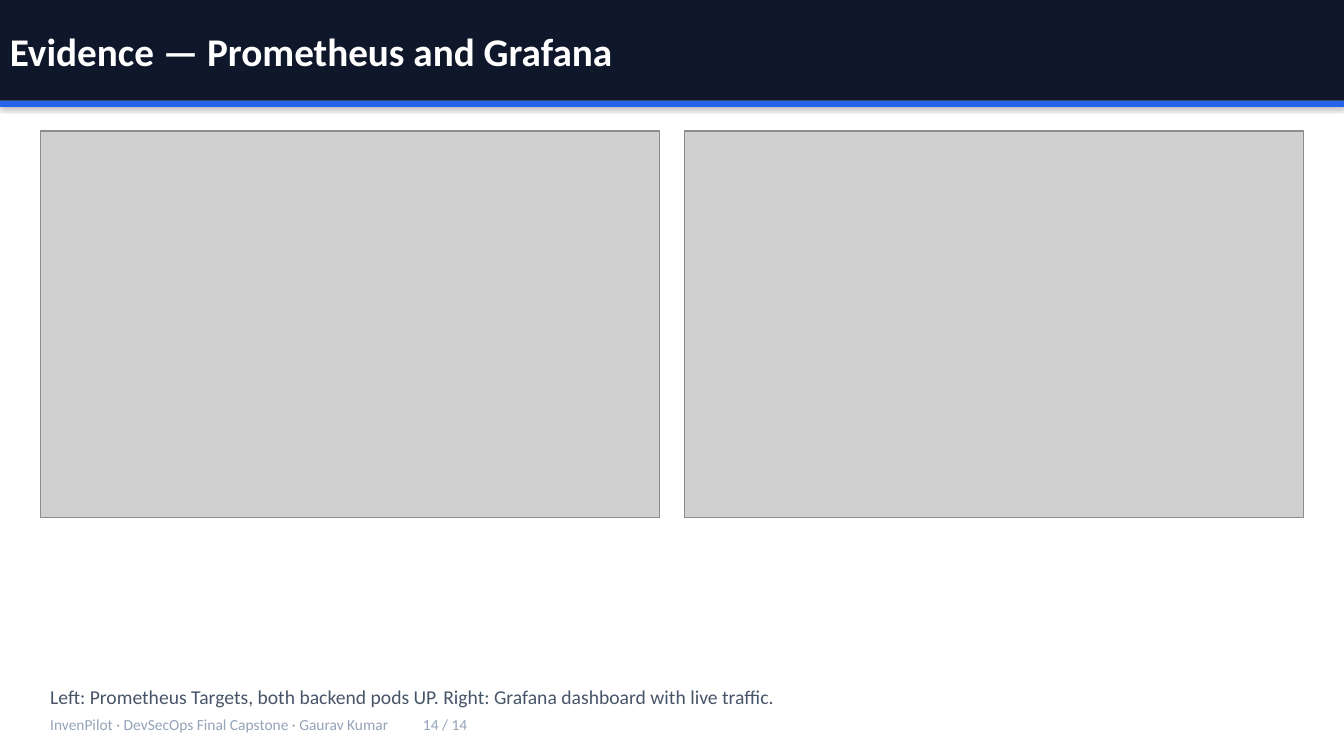
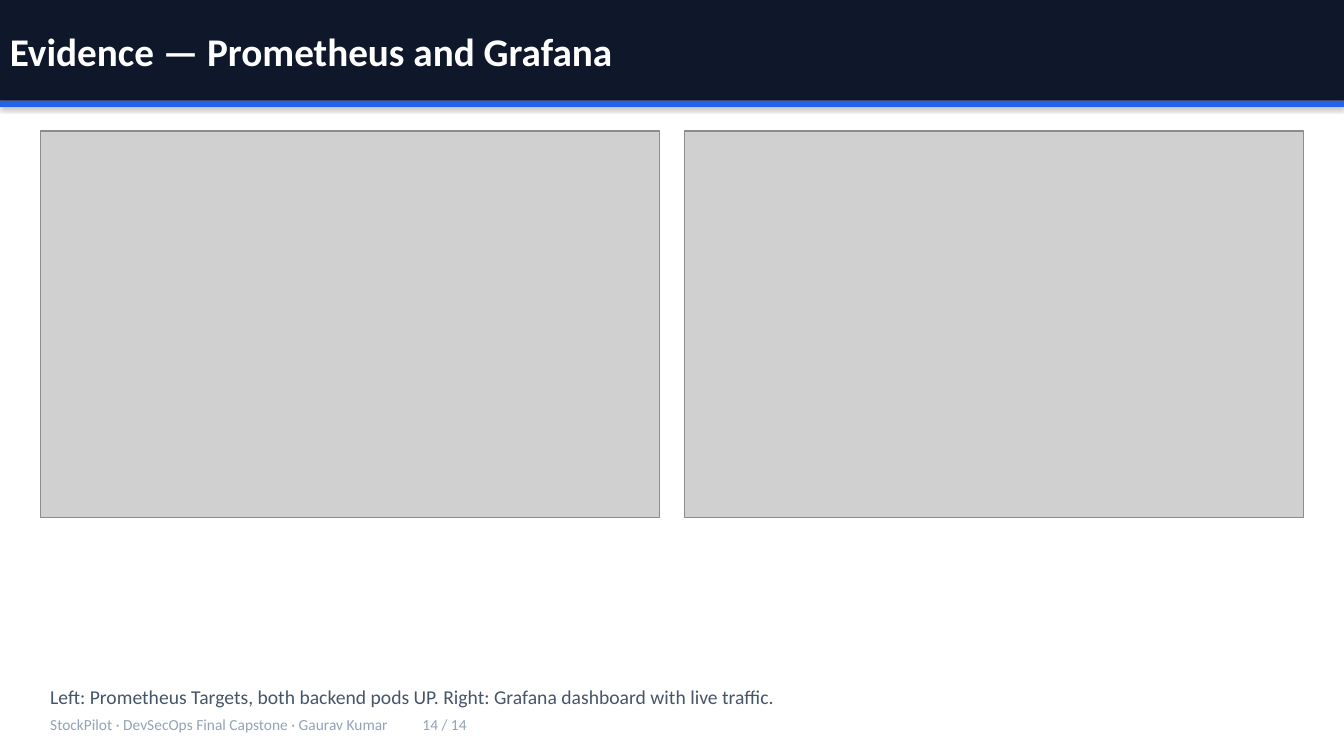
Before and after one commit to Gaurakumar-s/invenpilot-devsecops, a slide deck: slide 14 of demo/slides.pptx. Drawn at 1344x756 pixels with LibreOffice and Linux fonts; fonts in the diff are those of the drawing; grey boxes stand for pictures. Boxes give left, top, right and bottom in pixels: in the first picture for what was removed or moved away, otherwise in the second. Text is boxed around its words. In the diff, an @@ line names an element or a change of style, - is before the commit and + after.

Commit message:
revert: restore the StockPilot project name everywhere; repository stays invenpilot-devsecops

```diff
--- a/demo/slides.pptx
+++ b/demo/slides.pptx
@@ text at bbox=[50, 719, 467, 733]: text changed @@
-InvenPilot · DevSecOps Final Capstone · Gaurav Kumar 14 / 14
+StockPilot · DevSecOps Final Capstone · Gaurav Kumar 14 / 14
```
Also in this commit, not shown: 13 other slides changed, 55 other files.
